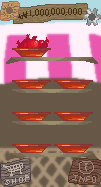
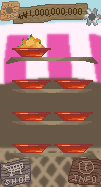
Layers edited between the first and the second 101×187 image:
hid "suckrew" over [16, 34, 49, 48]
painted on "mikang" over [17, 34, 45, 48]
